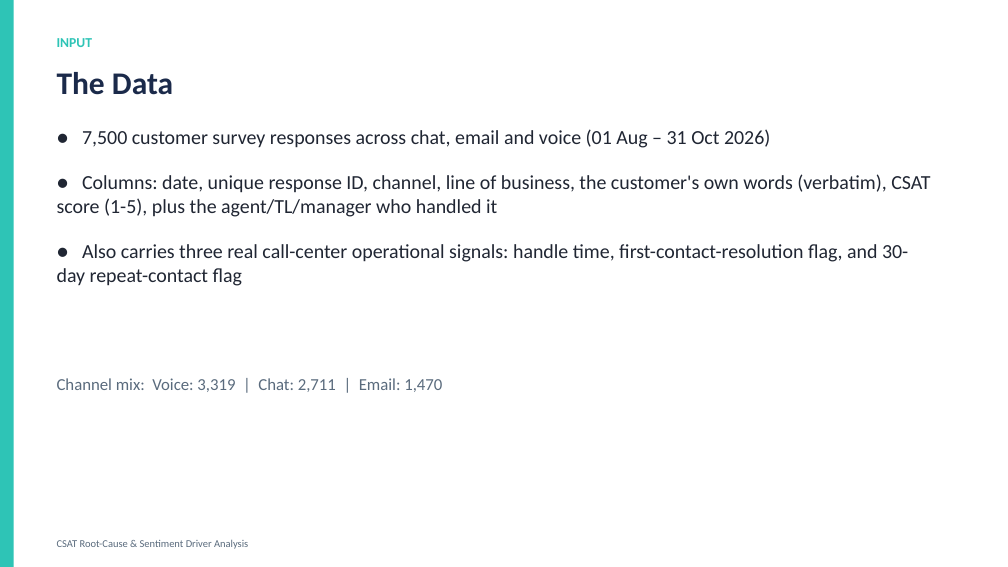
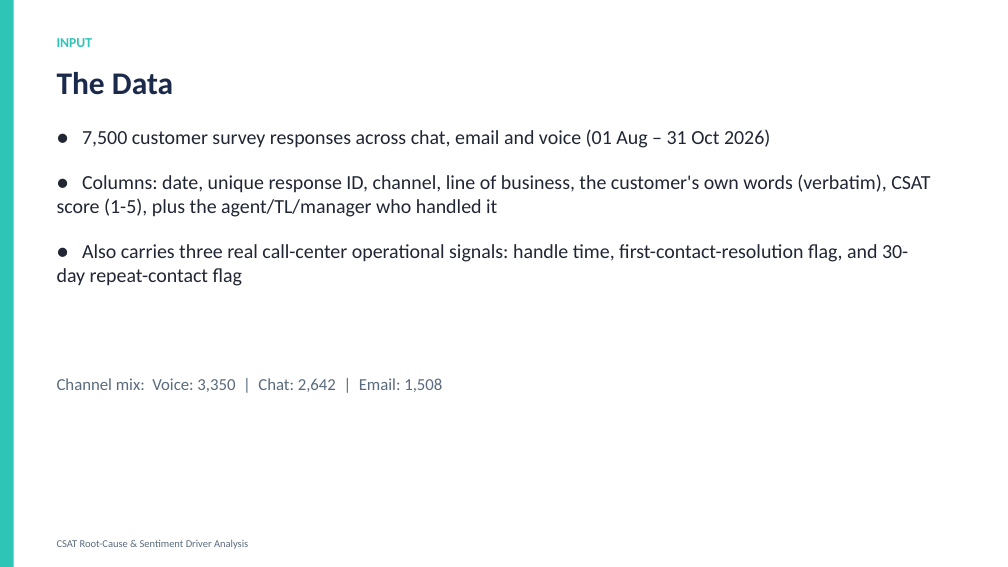
Before and after one commit to rameshpennam/ds-use-cases, a slide deck: slide 3 of usecase1_csat_nlp_rootcause/final_output/usecase1_csat_summary.pptx. Drawn at 1008x567 pixels with LibreOffice and Linux fonts; fonts in the diff are those of the drawing. Boxes give left, top, right and bottom in pixels: in the first picture for what was removed or moved away, otherwise in the second. Text is boxed around its words. In the diff, an @@ line names an element or a change of style, - is before the commit and + after.

```diff
--- a/usecase1_csat_nlp_rootcause/final_output/usecase1_csat_summary.pptx
+++ b/usecase1_csat_nlp_rootcause/final_output/usecase1_csat_summary.pptx
@@ text at [57,378,442,392]: text changed @@
-Channel mix: Voice: 3,319 | Chat: 2,711 | Email: 1,470
+Channel mix: Voice: 3,350 | Chat: 2,642 | Email: 1,508
```
Also in this commit, not shown: 2 other slides changed, 8 other files.
